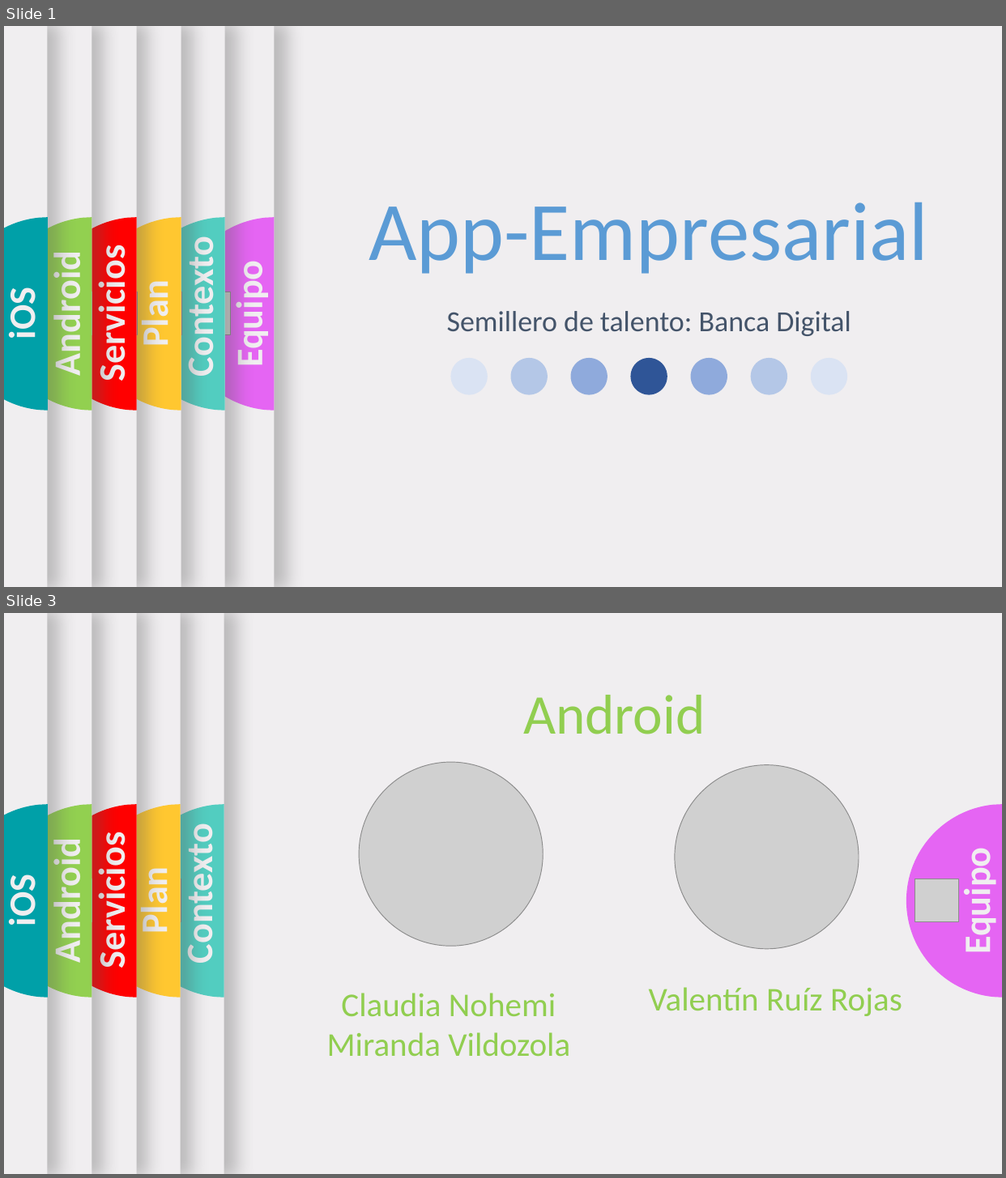
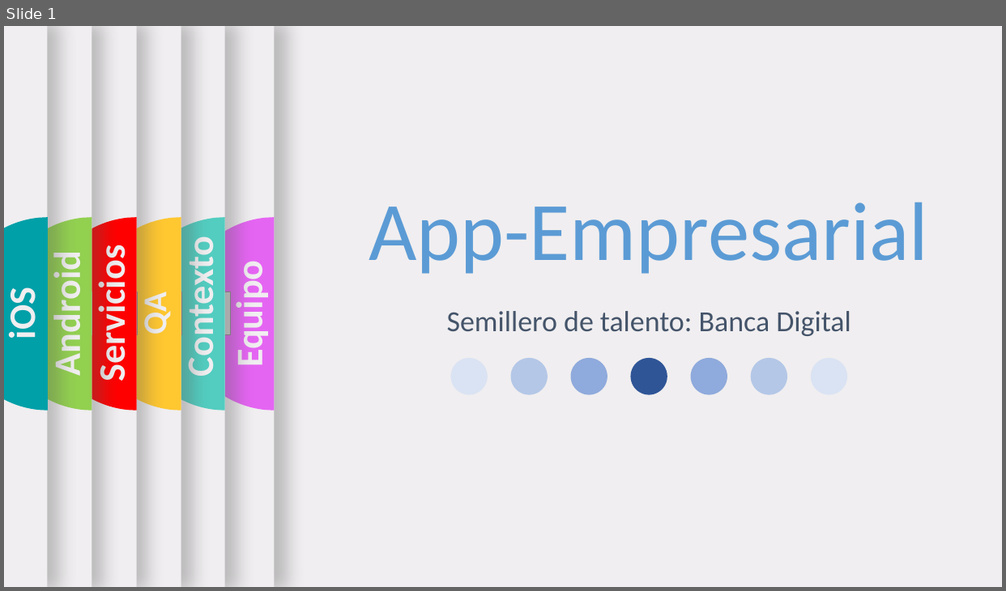
Before and after one commit to RaizrNs3/Presentaci-n, a slide deck: Template con trancisiones.pptx. Shown one above the other, each under a label of ours: slides 1 and 3 before the commit, slide 1 after it; the slides between them are not shown. The pictures are 1006x1178 and 1006x591 pixels, drawn with LibreOffice and Linux fonts; fonts in the diff are those of the drawing; grey boxes stand for pictures; background and template pictures are left out. Boxes give left, top, right and bottom in pixels: in the first picture for what was removed or moved away, otherwise in the second. Text is boxed around its words. In the diff, an @@ line names an element or a change of style, - is before the commit and + after.

```diff
--- a/Template con trancisiones.pptx
+++ b/Template con trancisiones.pptx
@@ slide 3 removed at <box>4,613,1002,1174</box>, background #F0EEF0 @@
@@ rectangle removed at <box>4,613,48,1174</box> @@
@@ text removed at <box>523,695,705,735</box> @@
-Android
@@ picture removed at <box>359,762,543,946</box> @@
@@ picture removed at <box>675,765,859,949</box> @@
@@ freeform shape removed at <box>4,805,48,998</box> @@
@@ group removed at <box>4,613,92,1174</box>: 1 rectangle, 1 freeform shape, 1 text, 1 picture @@
-Android
@@ text removed at <box>4,879,44,925</box> @@
-iOS
@@ group removed at <box>4,613,137,1174</box>: 1 rectangle, 1 freeform shape, 1 text, 1 picture @@
-Servicios
@@ group removed at <box>4,613,181,1174</box>: 1 rectangle, 1 freeform shape, 1 text, 1 picture @@
-Plan
@@ group removed at <box>4,613,224,1174</box>: 1 rectangle, 1 freeform shape, 1 text, 1 picture @@
-Contexto
@@ group removed at <box>4,613,1002,1174</box>: 1 rectangle, 1 freeform shape, 1 text, 1 picture @@
-Equipo
@@ text removed at <box>327,993,570,1057</box> @@
-Claudia Nohemi Miranda Vildozola
@@ text removed at <box>649,987,902,1016</box> @@
-Valentín Ruíz Rojas
@@ slide 1 changed as well @@
@@ text at <box>134,296,175,334</box>: text changed; size 36 to 32 pt @@
-Plan
+QA
```
Also in this commit, not shown: 12 other slides changed, 1 slide added, 1 other slide removed.
